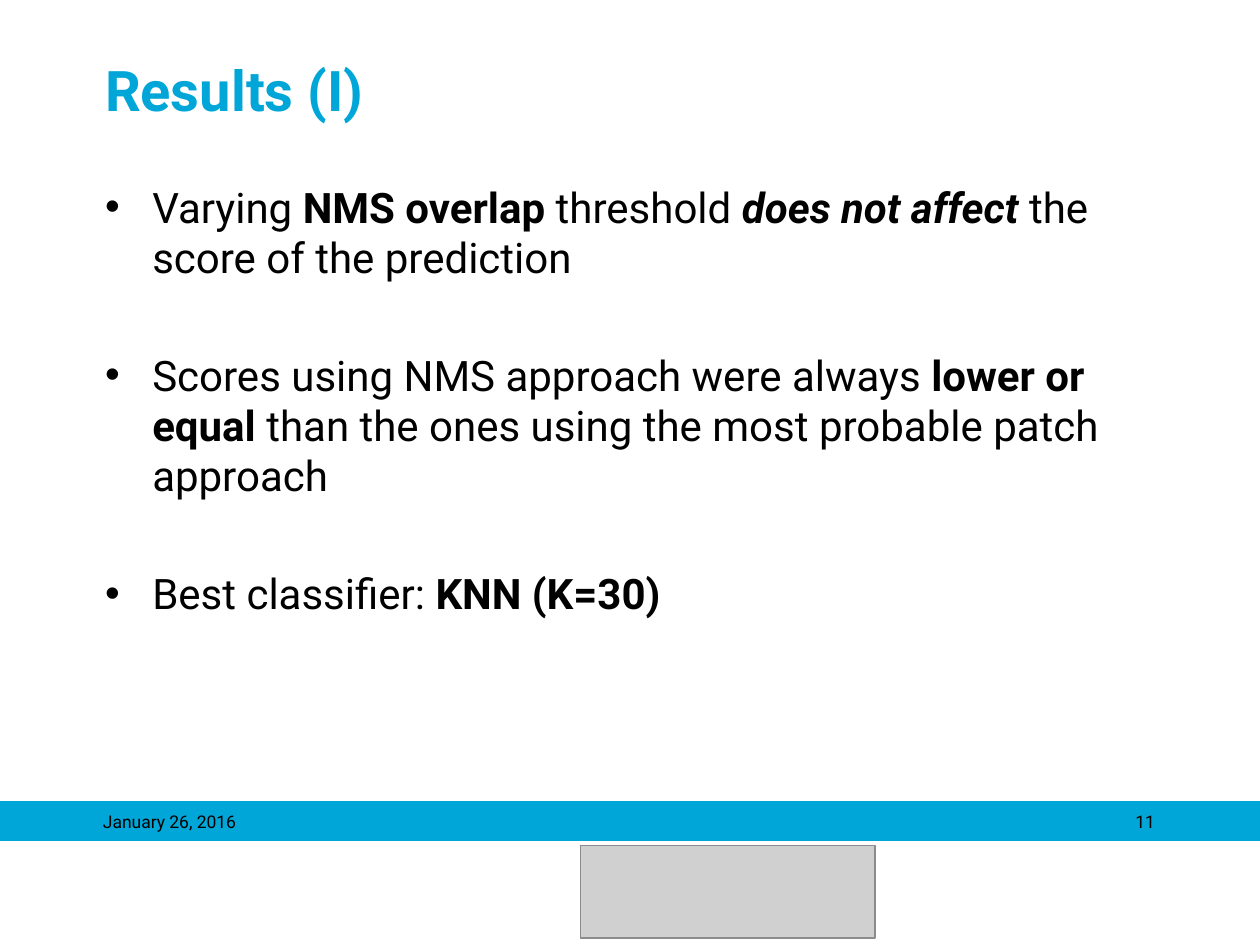
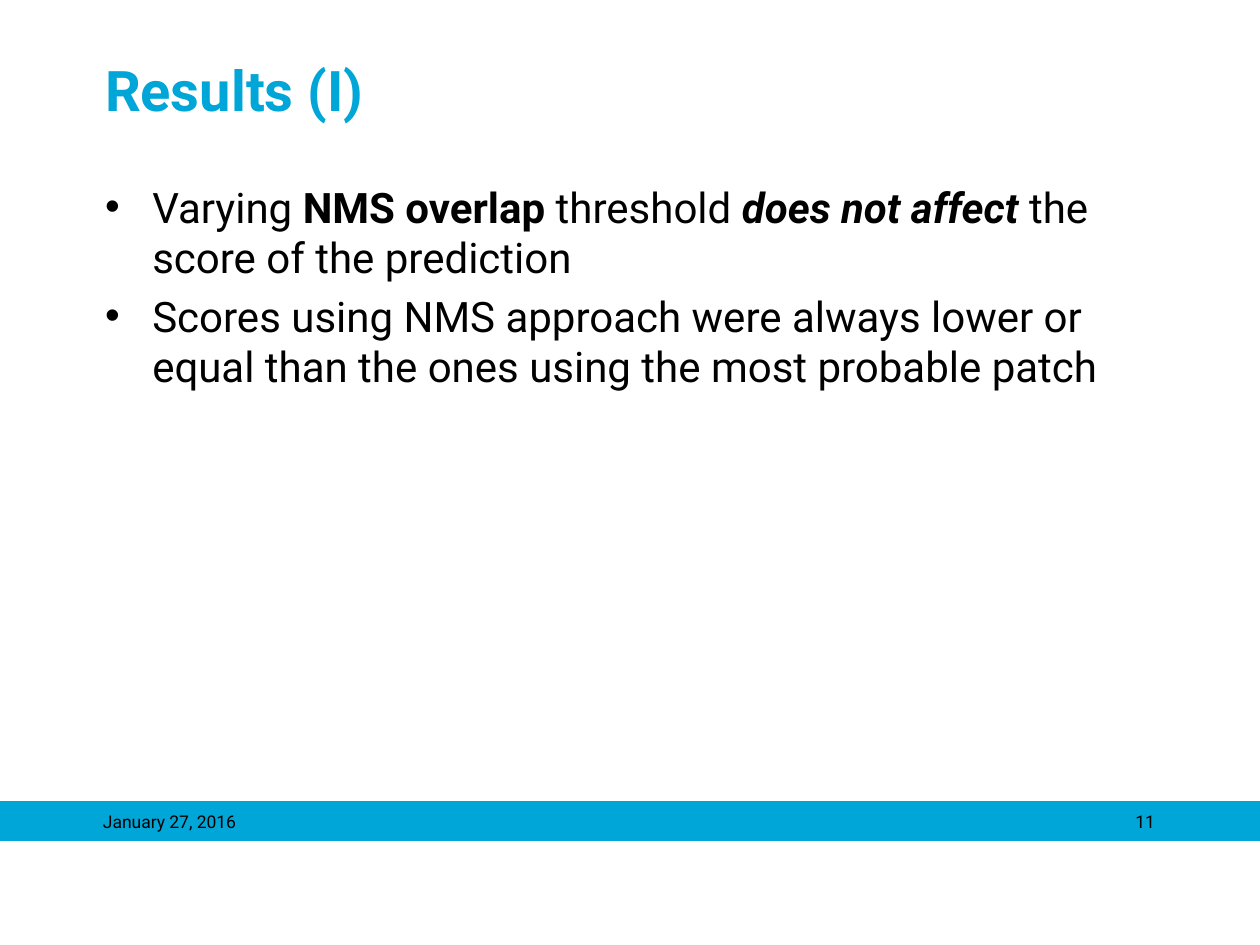
Before and after one commit to mariasv/MM_MedVis_Project, a slide deck: slide 11 of ppt/Object Detection in Medical Images_maria.pptx. Drawn at 1260x945 pixels with LibreOffice and Linux fonts; fonts in the diff are those of the drawing; grey boxes stand for pictures; background and template pictures are left out. Boxes give left, top, right and bottom in pixels: in the first picture for what was removed or moved away, otherwise in the second. Text is boxed around its words. In the diff, an @@ line names an element or a change of style, - is before the commit and + after.

```diff
--- a/ppt/Object Detection in Medical Images_maria.pptx
+++ b/ppt/Object Detection in Medical Images_maria.pptx
@@ text at (x1=152, y1=300, x2=1097, y2=391): text changed @@
-• Scores using NMS approach were always lower or equal than the ones using the most probable patch approach
-• Best classifier: KNN (K=30)
+• Scores using NMS approach were always lower or equal than the ones using the most probable patch
@@ text at (x1=103, y1=815, x2=236, y2=832): text changed @@
-January 26, 2016
+January 27, 2016
@@ picture removed at (x1=581, y1=845, x2=876, y2=937) @@
```
Also in this commit, not shown: 14 other slides changed, 2 slides added, 3 slides removed.
